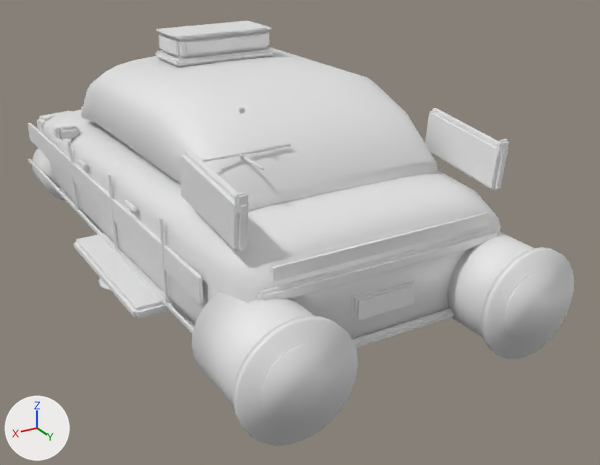
Before and after pictures for a commit that changed the glTF model assets/models/taxi.glb.
Camera for both pictures: a 50 mm lens placed at (3.34, 7.21, 3.65), pointed at (-0.45, 0.89, 0.49). The lights are fixed; the arrows at lower left show +X, +Y and +Z. The first picture is the older version. Vertices at exactly the same position are counted once.

The scene before the commit, as lines of its bpy script (objects in view):
```python
me_taxi = bpy.data.meshes.new('taxi')
me_taxi.from_pydata(...)  # 2632 vertices, 4916 faces; spans x -1.54..1.54, y -2.9..3.37, z 0.16..2.35
ob_taxi = bpy.data.objects.new('taxi', me_taxi)
ob_taxi.location = (0.0, 0.0, 0.0)
```
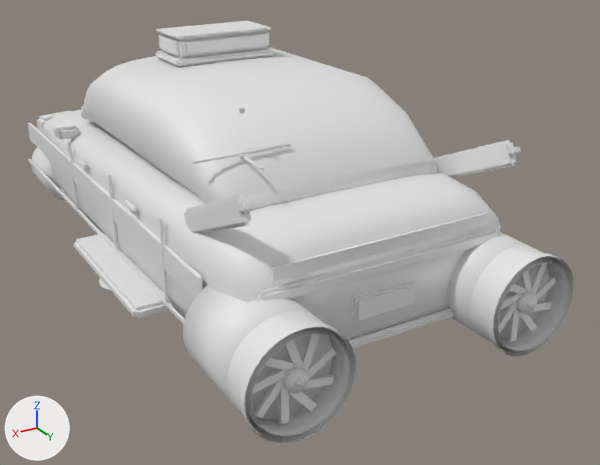
Boxes [x1, y1, x2, y2] around the edits, measured in the pictures (600 x 465 px; the box of a moved part takes in the faces that stretch with it):
'taxi', reshaped: before [28, 21, 574, 446]; after [28, 21, 574, 443]
part 1 of me_taxi, moved or reshaped: before [425, 108, 508, 191]; after [434, 140, 517, 178]
part 2 of me_taxi, moved or reshaped: before [181, 150, 249, 252]; after [184, 194, 251, 234]
part 3 of me_taxi, added: after [508, 308, 520, 342]
part 4 of me_taxi, added: after [279, 386, 289, 424]
part 5 of me_taxi, added: after [295, 379, 303, 387]
part 6 of me_taxi, added: after [516, 292, 537, 315]
part 7 of me_taxi, added: after [283, 367, 309, 394]
part 8 of me_taxi, moved or reshaped: before [497, 139, 509, 158]; after [507, 146, 521, 155]
part 9 of me_taxi, moved or reshaped: before [234, 192, 248, 215]; after [238, 202, 253, 212]
part 10 of me_taxi, rebuilt (21% wider, 23% taller): before [503, 270, 563, 343]; after [496, 261, 569, 351]
part 11 of me_taxi, rebuilt (23% wider, 21% taller): before [260, 342, 342, 428]; after [249, 332, 350, 436]
part 12 of me_taxi, rebuilt: before [447, 232, 571, 354]; after [447, 232, 572, 355]
part 13 of me_taxi, rebuilt (19% wider, 17% taller): before [251, 333, 348, 435]; after [240, 323, 356, 443]
part 14 of me_taxi, rebuilt: before [192, 292, 353, 440]; after [183, 285, 353, 441]
part 15 of me_taxi, rebuilt (23% wider, 18% taller): before [497, 262, 567, 350]; after [488, 253, 574, 357]
part 16 of me_taxi, cut back: before [481, 247, 574, 359]; after [494, 258, 569, 352]
part 17 of me_taxi, cut back: before [233, 316, 358, 446]; after [246, 328, 350, 437]

Patch to the scene script:
```diff
--- a/assets/models/taxi.glb.py
+++ b/assets/models/taxi.glb.py
@@ me_taxi @@
-me_taxi.from_pydata(...)  # 2632 vertices, 4916 faces; spans x -1.54..1.54, y -2.9..3.37, z 0.16..2.35
+me_taxi.from_pydata(...)  # 4124 vertices, 6900 faces; spans x -1.54..1.54, y -2.9..3.37, z 0.16..2.35
+# me_taxi part 1: the loose piece of 32 vertices spanning x -1.17..-1.07, y 1.88..2.82, z 1.38..1.86 is multiplied about its middle by the matrix ((0.635, 0.0, 0.0), (0.0, 0.996, -0.32), (0.0, 0.509, 0.387)), then moved by (-0.02, 0.07, -0.1)
+# me_taxi part 2: the loose piece of 32 vertices spanning x 1.07..1.17, y 1.88..2.82, z 1.38..1.86 is multiplied about its middle by the matrix ((0.635, 0.0, 0.0), (0.0, 0.996, -0.32), (0.0, 0.509, 0.387)), then moved by (0.02, 0.07, -0.1)
+# me_taxi part 3: a new loose piece, a box spanning x -0.984..-0.924, y 3.237..3.263, z 0.335..0.624
+# me_taxi part 4: a new loose piece, a box spanning x 1.056..1.116, y 3.237..3.263, z 0.335..0.624
+# me_taxi part 5: a new loose piece, a 12-sided cylinder along y spanning x 0.994..1.046, y 3.315..3.335, z 0.634..0.686
+# me_taxi part 6: a new loose piece, a 20-sided cylinder along y spanning x -1.101..-0.939, y 3.24..3.32, z 0.579..0.741
+# me_taxi part 7: a new loose piece, a 20-sided cylinder along y spanning x 0.939..1.101, y 3.24..3.32, z 0.579..0.741
+# me_taxi part 8: the loose piece of 32 vertices spanning x -1.16..-1.08, y 2.75..2.81, z 1.66..1.8 is multiplied about its middle by the matrix ((0.881, 0.0, 0.0), (0.0, 1.876, -0.123), (0.0, 0.838, 0.276)), then moved by (-0.02, 0.1, 0.01)
+# me_taxi part 9: the loose piece of 32 vertices spanning x 1.08..1.16, y 2.75..2.81, z 1.66..1.8 is multiplied about its middle by the matrix ((0.881, 0.0, 0.0), (0.0, 1.876, -0.123), (0.0, 0.838, 0.276)), then moved by (0.02, 0.1, 0.01)
+# me_taxi part 10: the loose piece of 56 vertices spanning x -1.32..-0.72, y 3.35..3.37, z 0.36..0.96 is rebuilt with 64 vertices and now spans x -1.38..-0.66, y 3.31..3.37, z 0.3..1.02
+# me_taxi part 11: the loose piece of 56 vertices spanning x 0.72..1.32, y 3.35..3.37, z 0.36..0.96 is rebuilt with 64 vertices and now spans x 0.66..1.38, y 3.31..3.37, z 0.3..1.02
+# me_taxi part 12: the loose piece of 56 vertices spanning x -1.42..-0.62, y 2.55..3.35, z 0.26..1.06 is rebuilt with 116 vertices and now spans x -1.42..-0.62, y 2.4..3.36, z 0.26..1.06
+# me_taxi part 13: the loose piece of 56 vertices spanning x 0.66..1.38, y 3.34..3.36, z 0.3..1.02 is rebuilt with 64 vertices and now spans x 0.61..1.43, y 3.31..3.37, z 0.25..1.07
+# me_taxi part 14: the loose piece of 56 vertices spanning x 0.62..1.42, y 2.55..3.35, z 0.26..1.06 is rebuilt with 116 vertices and now spans x 0.62..1.42, y 2.4..3.36, z 0.26..1.06
+# me_taxi part 15: the loose piece of 56 vertices spanning x -1.38..-0.66, y 3.34..3.36, z 0.3..1.02 is rebuilt with 64 vertices and now spans x -1.43..-0.61, y 3.31..3.37, z 0.25..1.07
+# me_taxi part 16: 56 vertices removed from x -1.47..-0.57, y 3.28..3.34, z 0.21..1.11; 256 vertices added at x -1.39..-0.64, y 3.1..3.36, z 0.29..1.04
+# me_taxi part 17: 56 vertices removed from x 0.57..1.47, y 3.28..3.34, z 0.21..1.11; 256 vertices added at x 0.64..1.39, y 3.1..3.36, z 0.29..1.04
+# other edits to the shape of me_taxi do not show in these pictures
```
